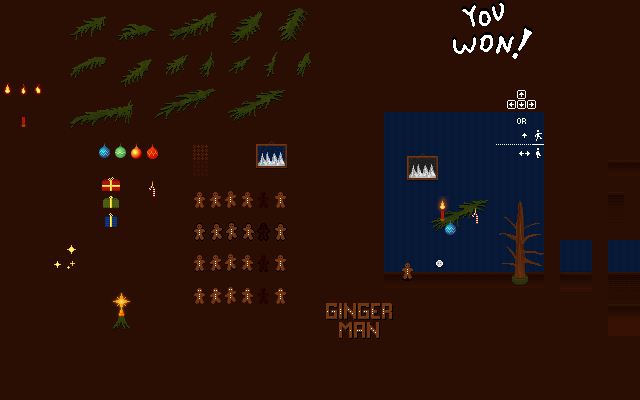
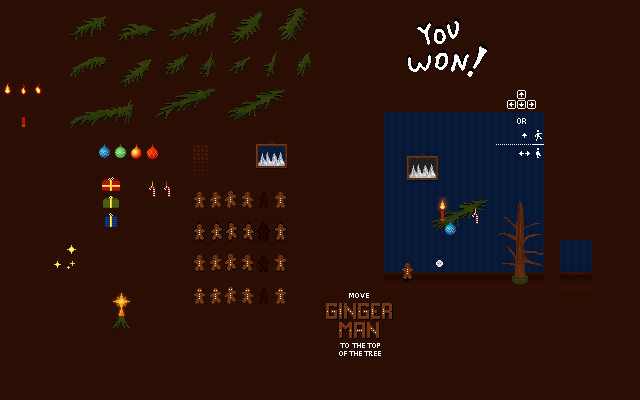
Before/after of a 640px x 400px layered artwork. What changed in the layer stack:
painted on "Pasted Layer #1" over [408, 3, 532, 77]
painted on "Layer #1" over [608, 276, 640, 300]
painted on "Layer copy #2" over [164, 160, 640, 356]
painted on "Pasted Layer #2" over [407, 0, 533, 76]
